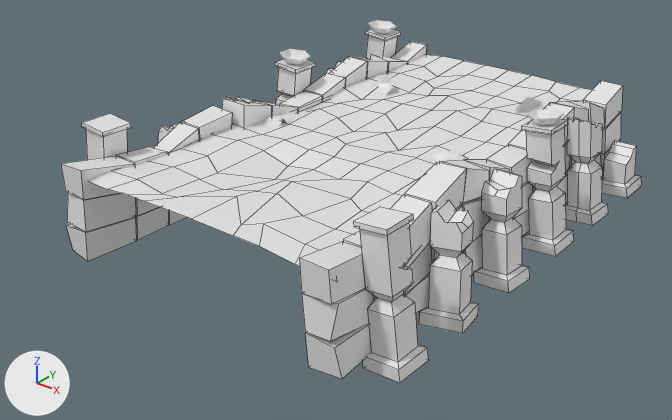
Two versions of the FBX model Assets/Scenes/Floor/Floor_2.fbx, one commit apart.
Before and after are seen from a camera (50 mm lens) standing at (12.39, -19.45, 7.65) and looking at (-0.31, -3.57, -2.2). Arrows for +X, +Y and +Z are at lower left; the lights stay in place. Mesh edges are drawn as thin lines on the coarser meshes. Vertices at the same position are counted once.

Names of what the first picture shows: 'FireBowl', 'Floor', 'LateralFloor'.
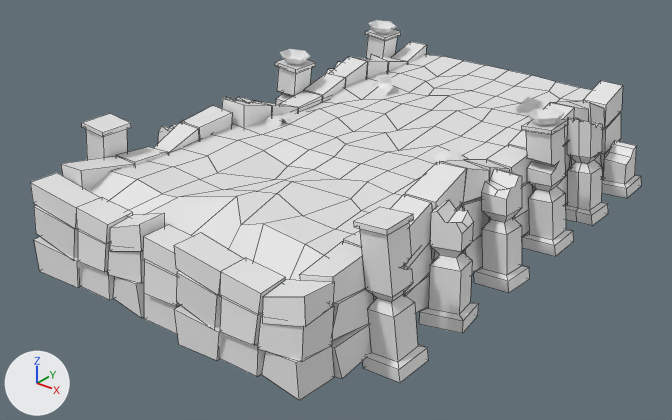
Location of each change, (x1, y1, x2, y2) in pixels of the pictures (672 x 420 px; the box of a moved part takes in the faces that stretch with it):
'LateralFloor', reshaped: before (61, 29, 642, 383); after (30, 29, 642, 400)
'Floor', reshaped: before (89, 55, 592, 282); after (88, 55, 592, 282)
part 1 of me_plane_001, moved or reshaped: before (145, 196, 240, 236); after (147, 196, 240, 249)
part 2 of me_plane_001, moved or reshaped: before (89, 171, 305, 264); after (88, 171, 305, 282)
part 3 of me_plane_001, moved or reshaped: before (296, 229, 353, 282); after (290, 229, 353, 280)
part 4 of me_plane_003, added: after (219, 333, 266, 376)
part 5 of me_plane_003, added: after (220, 298, 262, 346)
part 6 of me_plane_003, added: after (78, 231, 110, 272)
part 7 of me_plane_003, added: after (34, 205, 78, 258)
part 8 of me_plane_003, built on: before (299, 242, 365, 304); after (30, 173, 365, 400)

What the commit changed:
me_plane_003 is used by ob_lateralfloor; location (-0.15, -0.13, -1.36).
me_plane_003 had 1108 vertices, 844 faces and spanned x -4.73..4.73, y -8.52..4.16, z -1.43..1.65.
me_plane_003 now has 1276 vertices, 963 faces and spans x -4.73..4.73, y -9.46..4.16, z -1.43..1.65.
me_plane_003 part 4: the loose piece of 8 vertices spanning x 3.08..3.8, y -7.12..-6.15, z -1.17..-0.48 is copied, and the copy is turned -90 degrees about the z axis through its middle, then moved by (-1.2, -2.33, 0.0); it spans x 1.75..2.72, y -9.33..-8.61, z -1.17..-0.48.
me_plane_003 part 5: the loose piece of 8 vertices spanning x 3.01..3.83, y -7.12..-6.15, z -0.51..0.2 is copied, and the copy is turned -90 degrees about the z axis through its middle, then moved by (-1.19, -2.32, 0.0); it spans x 1.75..2.72, y -9.37..-8.54, z -0.51..0.2.
me_plane_003 part 6: the loose piece of 8 vertices spanning x 3.01..3.83, y -7.12..-6.15, z -0.51..0.2 is copied, and the copy is turned -90 degrees about the z axis through its middle, then moved by (-5.41, -2.28, 0.0); it spans x -2.48..-1.51, y -9.33..-8.51, z -0.51..0.2.
me_plane_003 part 7: the loose piece of 8 vertices spanning x 3.01..3.83, y -8.52..-7.16, z -0.52..0.4 is copied, and the copy is turned -90 degrees about the z axis through its middle, then moved by (-6.61, -1.08, 0.0); it spans x -3.87..-2.51, y -9.33..-8.51, z -0.52..0.4.
me_plane_003 part 8: 2 vertices moved from x 3.05..3.73, y -8.51..-8.49, z 1.11 to x 3.05..3.73, y -8.49..-8.38, z 0.77..0.91; 136 vertices added at x -3.86..3.81, y -9.46..-8.43, z -1.17..0.89.
me_plane_001 has 126 vertices, 104 faces and spans x -3.67..3.67, y -8.46..4.03, z -0.26..0.14.
me_plane_001 is used by ob_floor; location (-0.02, -0.02, -0.57).
me_plane_001 part 1: the 1 vertex in x 0.02, y -8.46, z 0.14 is moved by (0.0, -0.23, -0.4).
me_plane_001 part 2: all 8 vertices in x -3.67..3.67, y -8.46, z 0.03..0.13 are moved by (0.0, -0.23, -0.34).
me_plane_001 part 3: the 1 vertex in x 3.12, y -7.83, z 0.08 is moved by (0.0, 0.0, -0.1).
